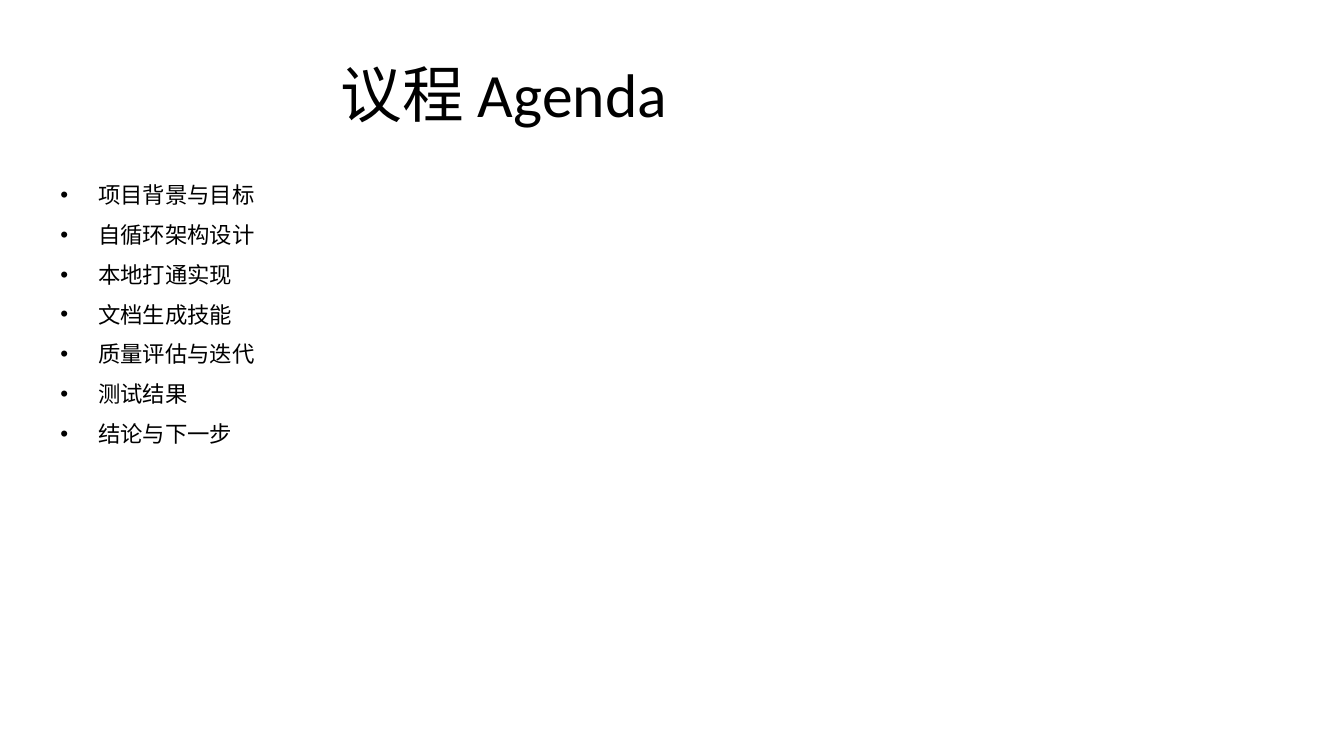
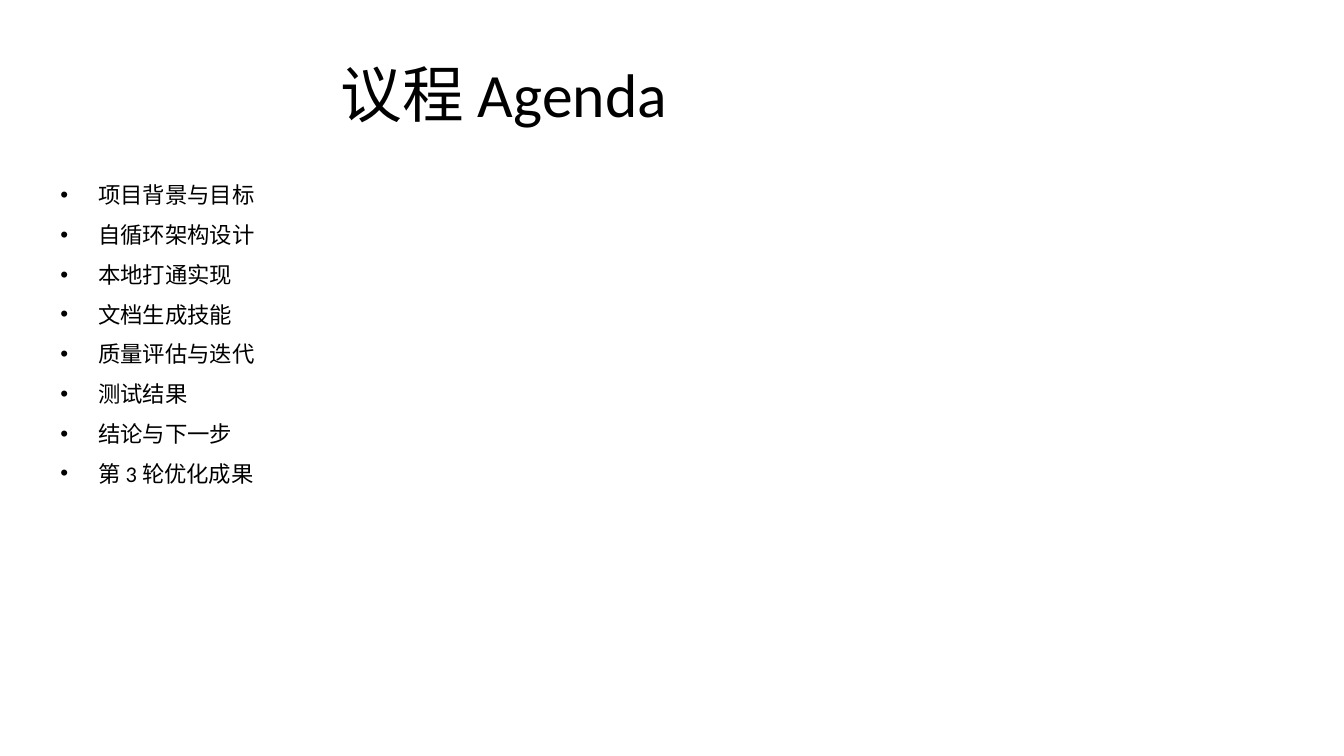
Before and after one commit to mqgg5630-cyber/test-auto-arena, a slide deck: slide 2 of local/inbox/presentation_final.pptx. Drawn at 1344x756 pixels with LibreOffice and Linux fonts; fonts in the diff are those of the drawing. Boxes give left, top, right and bottom in pixels: in the first picture for what was removed or moved away, otherwise in the second. Text is boxed around its words. In the diff, an @@ line names an element or a change of style, - is before the commit and + after.

```diff
--- a/local/inbox/presentation_final.pptx
+++ b/local/inbox/presentation_final.pptx
@@ text at (98, 463, 254, 484): paragraph added @@
+• 第 3 轮优化成果
```
Also in this commit, not shown: 8 other slides changed, 1 slide added, 9 other files.
